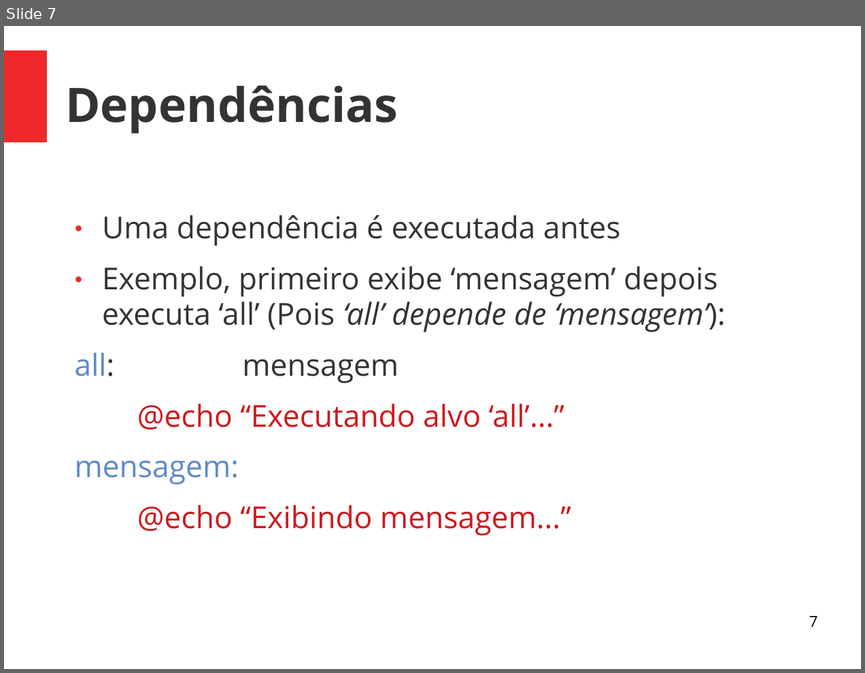
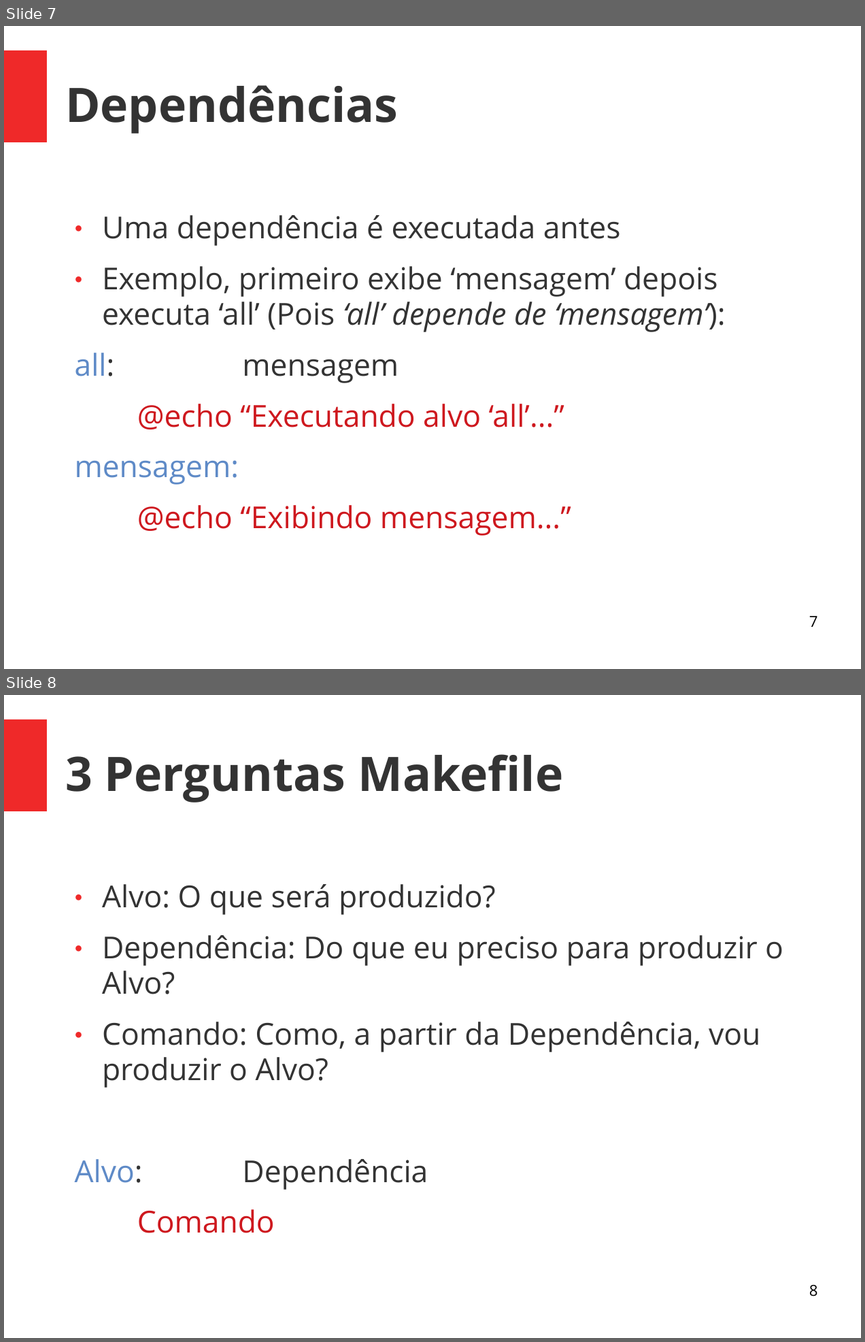
Before and after one commit to Geofisicando/curso-Makefile, a slide deck: slides/Apresentação_curso_Makefile.ppt. Shown one above the other, each under a label of ours: slide 7 before the commit, slides 7 and 8 after it. The pictures are 865x673 and 865x1342 pixels, drawn with LibreOffice and Linux fonts; fonts in the diff are those of the drawing. Boxes give left, top, right and bottom in pixels: in the first picture for what was removed or moved away, otherwise in the second. Text is boxed around its words. In the diff, an @@ line names an element or a change of style, - is before the commit and + after.

Commit message:
Aula e exemplo sobre definição de alvos e dependências e compilação de módulos com Makefile

```diff
--- a/slides/Apresentação_curso_Makefile.ppt
+++ b/slides/Apresentação_curso_Makefile.ppt
@@ slide 8 added at bbox=[4, 695, 861, 1338], background #FFFFFF; not listed: 1 template element that a slide beside it also shows @@
@@ title added at bbox=[65, 754, 563, 802], 44 pt, text #333333, bold @@
+3 Perguntas Makefile
@@ text added at bbox=[75, 884, 783, 1233], 28 pt, text #333333 @@
+● Alvo: O que será produzido?
+● Dependência: Do que eu preciso para produzir o Alvo?
+● Comando: Como, a partir da Dependência, vou produzir o Alvo?
+Alvo: Dependência
+Comando
@@ page number added at bbox=[809, 1285, 818, 1296], 14 pt, text #000000 @@
+8
```
Also in this commit, not shown: 1 slide changed, 1 other slide added, 4 other files.
